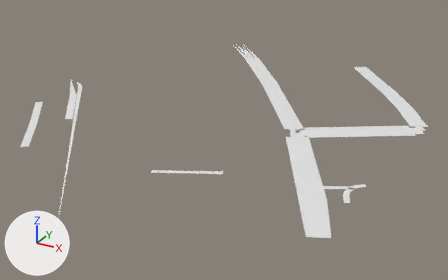
The glTF model apps/client/public/world/chunk_-5_-6.glb as it was, and as the next commit left it.
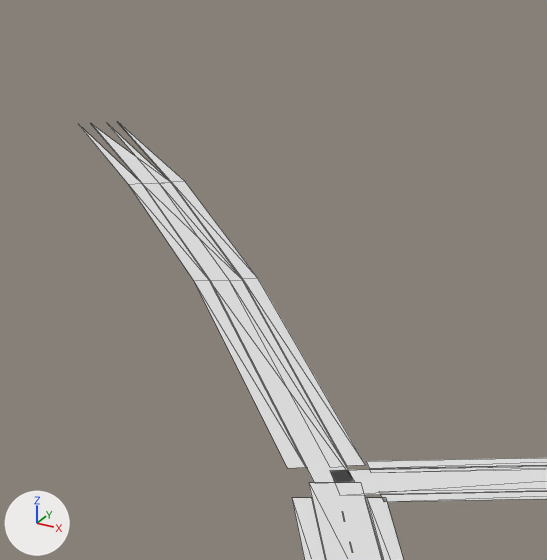
The first picture shows the older version from a camera (50 mm lens) standing at (-745.0, 809.0, 122.0) and looking at (-895.0, 1082.0, -14.0). The close-ups show the older and then the newer version on the part from 48% to 78% of the width and 5% to 54% of the height of that picture. Only the edits that show in the close-ups are written down. Every picture has the same lights, and +X, +Y and +Z are marked at lower left. The close-ups show mesh edges as thin lines. Vertices at exactly the same position are counted once.

Objects in the first close-up: 'curb', 'parking', 'road', 'sidewalk'.
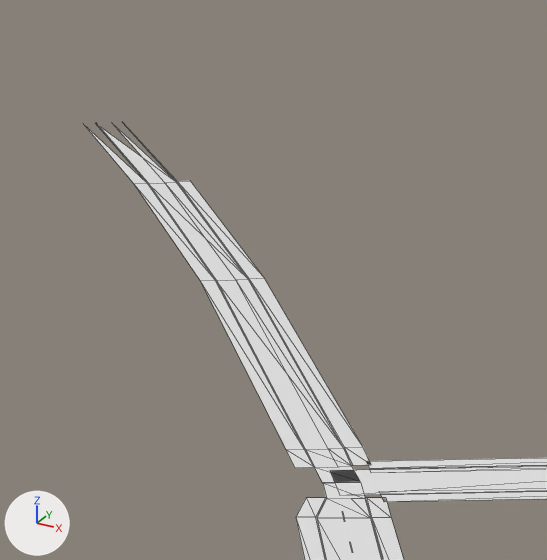
The change, as a diff of the scene's bpy script:
```diff
--- a/apps/client/public/world/chunk_-5_-6.glb.py
+++ b/apps/client/public/world/chunk_-5_-6.glb.py
@@ me_road @@
-me_road.from_pydata(...)  # 80 vertices, 60 faces; spans x -1012.0..-796.0, y 948.0..1217.0, z 0.0
+me_road.from_pydata(...)  # 88 vertices, 68 faces; spans x -1012.0..-796.0, y 948.0..1217.0, z 0.0
+# me_road part 1
+# 7 vertices are removed from x -959.0..-850.0, y 1078.0..1217.0, z 0.0
+# 7 faces are deleted
+# 1 vertex moves within x -854.0, y 1078.0, z 0.0
+# 10 vertices are added at x -958.0..-844.0, y 1068.0..1217.0, z 0.0
+# 5 new vertices lie (4.0, 3.0, 0.0) away from vertices in x -932.0..-854.0, y 1078.0..1186.0, z 0.0
+# 15 new faces join them
@@ me_sidewalk @@
-me_sidewalk.from_pydata(...)  # 57 vertices, 41 faces; spans x -961.0..-796.0, y 992.0..1220.0, z 0.0
+me_sidewalk.from_pydata(...)  # 64 vertices, 48 faces; spans x -960.0..-797.0, y 992.0..1216.0, z 0.0
+# me_sidewalk part 2: the loose piece of 7 vertices spanning x -955.0..-851.0, y 1085.0..1220.0, z 0.0 is rebuilt with 8 vertices and now spans x -928.0..-850.0, y 1085.0..1191.0, z 0.0
+# me_sidewalk part 3: 5 vertices moved from x -935.0..-857.0, y 1080.0..1184.0, z 0.0 to x -901.0..-857.0, y 1081.0..1142.0, z 0.0; 3 vertices removed from x -961.0..-855.0, y 1072.0..1215.0, z 0.0; 9 vertices added at x -960.0..-842.0, y 1067.0..1216.0, z 0.0
@@ me_curb @@
-me_curb.from_pydata(...)  # 88 vertices, 84 faces; spans x -959.0..-798.0, y 992.0..1220.0, z 0.0
+me_curb.from_pydata(...)  # 100 vertices, 100 faces; spans x -959.0..-799.0, y 992.0..1220.0, z 0.0
+# me_curb part 4: 14 vertices moved within x -959.0..-857.0, y 1082.0..1220.0, z 0.0; 11 vertices removed from x -933.0..-853.0, y 1073.0..1185.0, z 0.0; 23 vertices added at x -932.0..-844.0, y 1068.0..1186.0, z 0.0
+# other edits to the shape of me_curb do not show in these pictures
@@ me_parking @@
 # verts and faces of me_parking; kept vertices keep their numbers, new ones are numbered from 25
-me_parking.from_pydata(...)  # 25 vertices, 17 faces; spans x -957.0..-800.0, y 1078.0..1218.0, z 0.0
+me_parking.from_pydata(...)  # 33 vertices, 20 faces; spans x -956.0..-800.0, y 994.0..1219.0, z 0.0
+# me_parking part 5: the loose piece of 7 vertices spanning x -957.0..-853.0, y 1083.0..1218.0, z 0.0 is rebuilt with 9 vertices and now spans x -956.0..-852.0, y 1084.0..1219.0, z 0.0
+# me_parking part 6
+verts[25] = (-847.0, 1076.0, 0.0)  # pixel (365, 498)
+verts[26] = (-849.0, 1075.0, 0.0)  # pixel (351, 498)
+verts[27] = (-844.0, 1071.0, 0.0)  # pixel (370, 518)
+faces += [(25, 26, 27)]
+# other edits to the shape of me_parking do not show in these pictures
```

What differs and where, as boxes [x1, y1, x2, y2] in the close-ups (547 x 560 px; the box of a moved part takes in the faces that stretch with it):
'sidewalk', reshaped: before [79, 123, 547, 560]; after [87, 128, 547, 560]
'road', reshaped: before [93, 126, 547, 560]; after [97, 124, 547, 560]
'parking', reshaped: before [110, 126, 547, 494]; after [114, 125, 547, 517]
'curb', reshaped: before [96, 124, 547, 560]; after [104, 129, 547, 560]
part 1 of me_road, built on: before [93, 126, 382, 560]; after [97, 124, 382, 560]
part 2 of me_sidewalk, rebuilt (21% narrower, 17% shorter): before [119, 123, 365, 466]; after [177, 181, 371, 465]
part 3 of me_sidewalk, moved or reshaped: before [79, 125, 325, 560]; after [87, 128, 404, 560]
part 4 of me_curb, moved or reshaped: before [96, 124, 347, 560]; after [104, 129, 383, 560]
part 5 of me_parking, rebuilt: before [110, 126, 346, 467]; after [114, 125, 352, 467]
part 6 of me_parking, added: after [352, 499, 370, 517]
